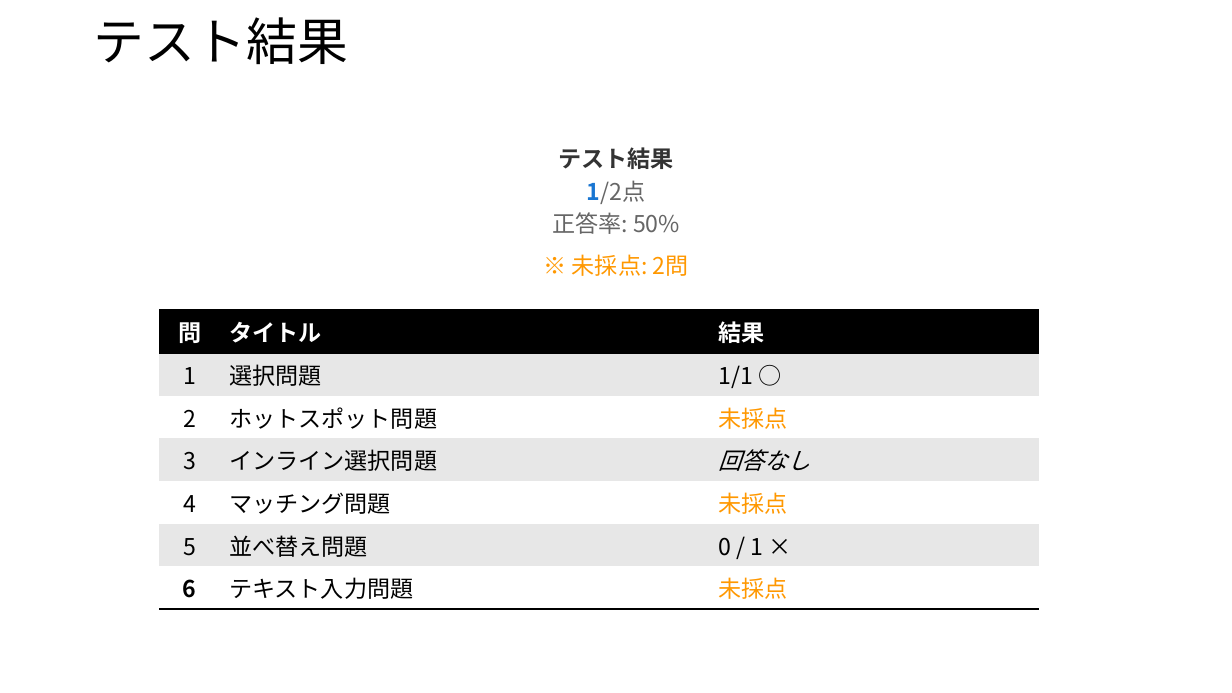
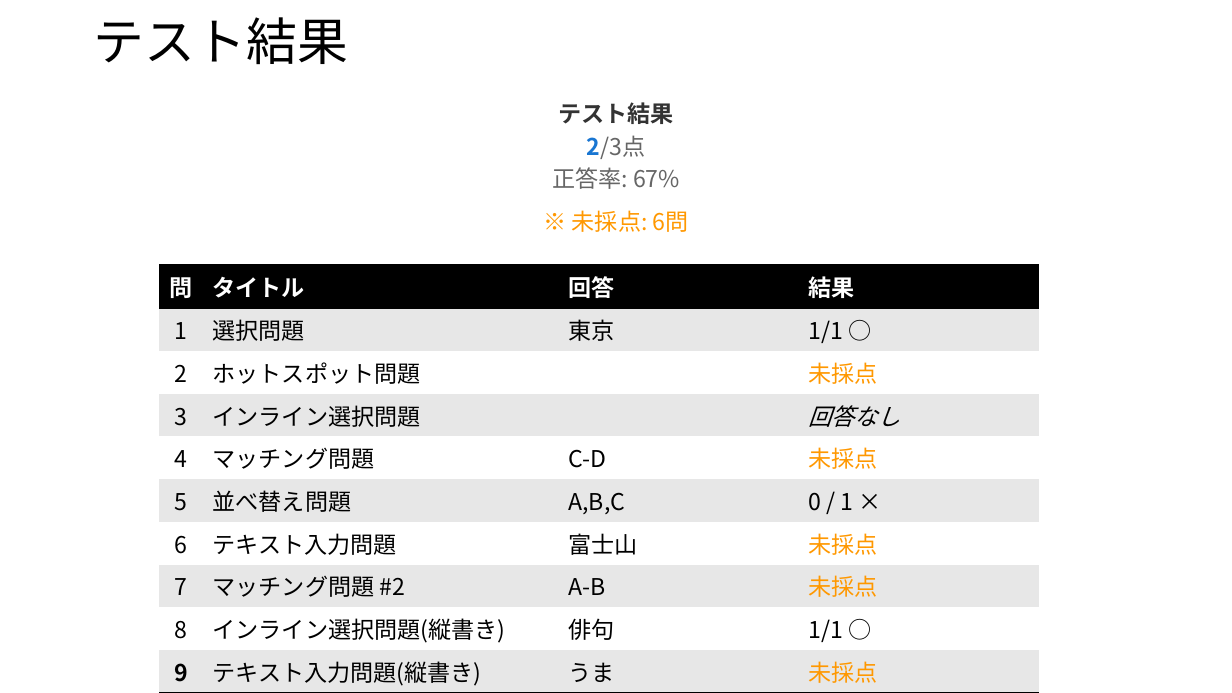
Before and after one commit to kergee3/qti-mock, a slide deck: slide 5 of docs/UI-Design.pptx. Drawn at 1232x693 pixels with LibreOffice and Linux fonts; fonts in the diff are those of the drawing. Boxes give left, top, right and bottom in pixels: in the first picture for what was removed or moved away, otherwise in the second. Text is boxed around its words. In the diff, an @@ line names an element or a change of style, - is before the commit and + after.

```diff
--- a/docs/UI-Design.pptx
+++ b/docs/UI-Design.pptx
@@ text "テスト結果": place and size @@
-text "テスト結果" at <box>552,147,689,276</box>
+text "テスト結果" at <box>552,102,689,232</box>
@@ text at <box>552,135,689,232</box>: text changed @@
-1/2点
-正答率: 50%
-※ 未採点: 2問
+2/3点
+正答率: 67%
+※ 未採点: 6問
@@ table at <box>159,265,1040,690</box> @@
-問 | タイトル | 結果
-1 | 選択問題 | 1/1 ○
-2 | ホットスポット問題 | 未採点
-3 | インライン選択問題 | 回答なし
-4 | マッチング問題 | 未採点
-5 | 並べ替え問題 | 0 / 1 ×
-6 | テキスト入力問題 | 未採点
+問 | タイトル | 回答 | 結果
+1 | 選択問題 | 東京 | 1/1 ○
+2 | ホットスポット問題 |  | 未採点
+3 | インライン選択問題 |  | 回答なし
+4 | マッチング問題 | C-D | 未採点
+5 | 並べ替え問題 | A,B,C | 0 / 1 ×
+6 | テキスト入力問題 | 富士山 | 未採点
+7 | マッチング問題 #2 | A-B | 未採点
+8 | インライン選択問題(縦書き) | 俳句 | 1/1 ○
+9 | テキスト入力問題(縦書き) | うま | 未採点
@@ table: place and size @@
-table at <box>159,311,1040,603</box>
+table at <box>159,265,1040,690</box>
```
Also in this commit, not shown: 2 other slides changed, 3 other files.
